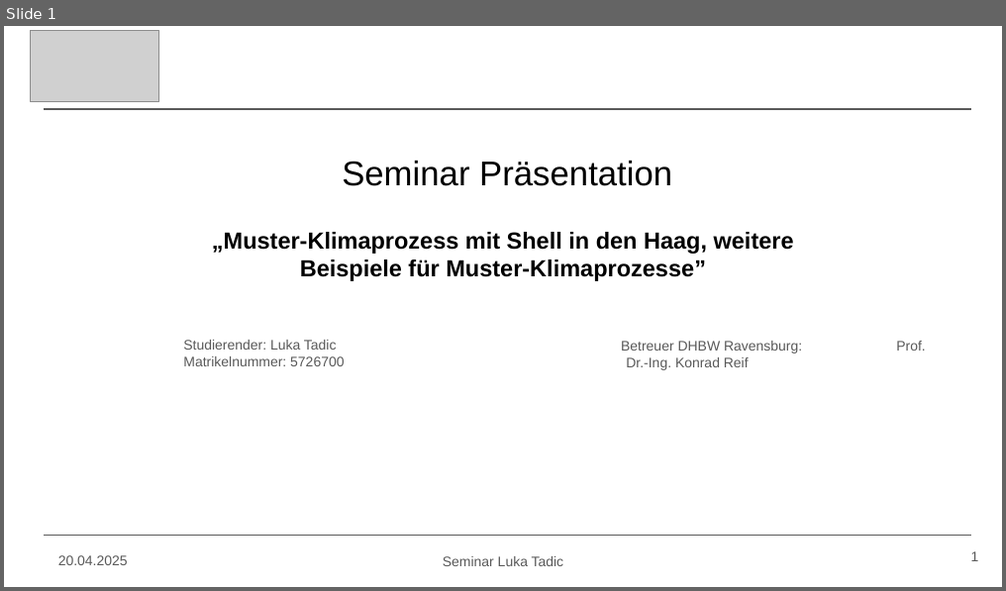
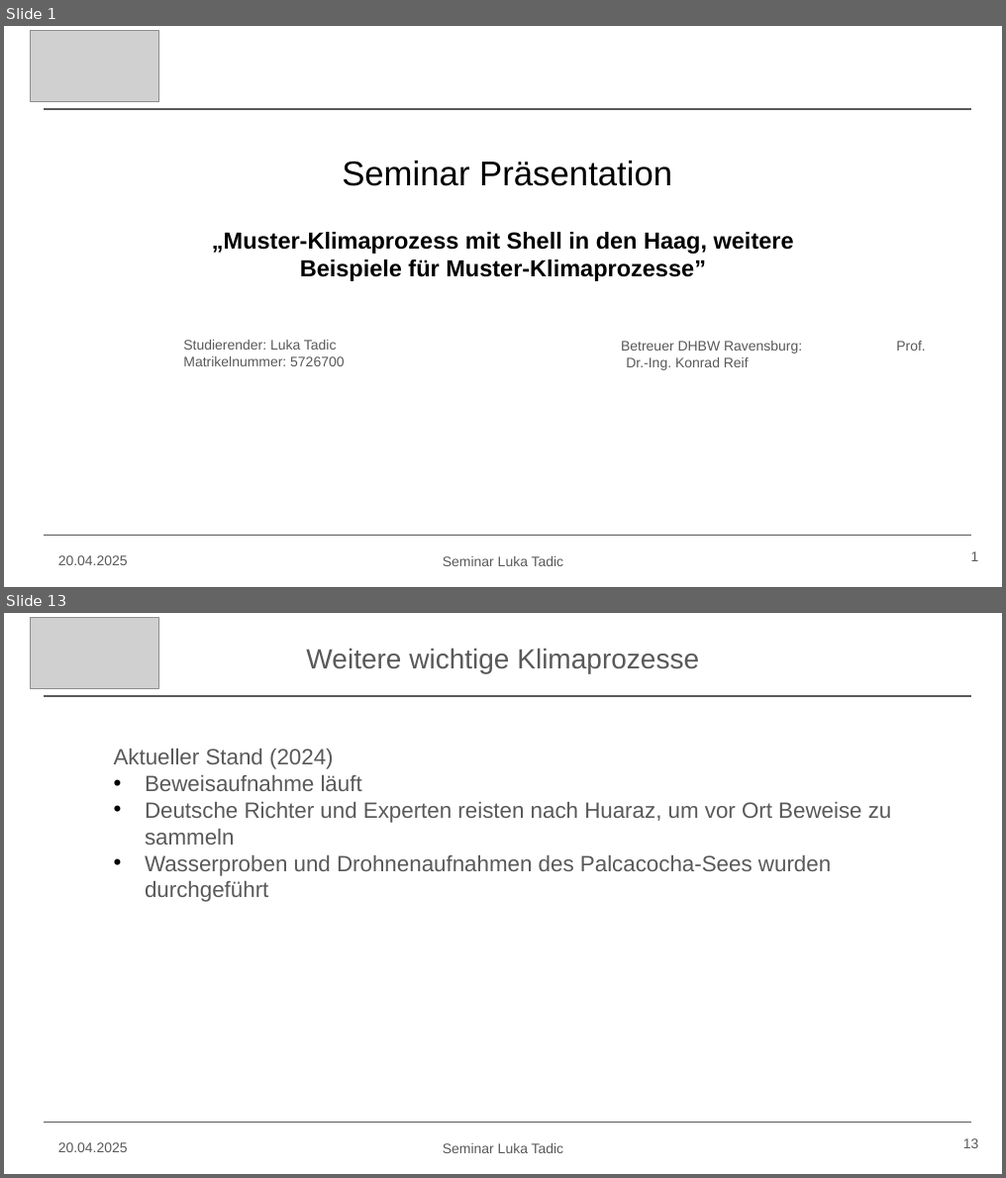
Before and after one commit to Lukiano12/Seminar, a slide deck: Seminar Präsentation.pptx. Shown one above the other, each under a label of ours: slide 1 before the commit, slides 1 and 13 after it; the slides between them are not shown. The pictures are 1006x591 and 1006x1178 pixels, drawn with LibreOffice and Linux fonts; fonts in the diff are those of the drawing; grey boxes stand for pictures. Boxes give left, top, right and bottom in pixels: in the first picture for what was removed or moved away, otherwise in the second. Text is boxed around its words. In the diff, an @@ line names an element or a change of style, - is before the commit and + after.

```diff
--- a/Seminar Präsentation.pptx
+++ b/Seminar Präsentation.pptx
@@ slide 13 added at (x1=4, y1=613, x2=1002, y2=1174), background #FFFFFF @@
@@ picture added at (x1=31, y1=617, x2=159, y2=688) @@
@@ text added at (x1=306, y1=648, x2=699, y2=673), 20 pt, text #595959 @@
+Weitere wichtige Klimaprozesse
@@ line added from (43, 696) to (972, 696), #595959 0.75 pt @@
@@ text added at (x1=114, y1=749, x2=892, y2=902), 16 pt, text #595959 @@
+  Aktueller Stand (2024)
+  • Beweisaufnahme läuft
+  • Deutsche Richter und Experten reisten nach Huaraz, um vor Ort Beweise zu sammeln
+  • Wasserproben und Drohnenaufnahmen des Palcacocha-Sees wurden durchgeführt
@@ line added from (43, 1122) to (972, 1122), #595959 0.75 pt @@
@@ text added at (x1=58, y1=1143, x2=128, y2=1153), 10 pt, text #595959 @@
+20.04.2025
@@ text added at (x1=443, y1=1144, x2=564, y2=1154), 10 pt, text #595959 @@
+Seminar Luka Tadic
@@ page number added at (x1=963, y1=1139, x2=979, y2=1149), 10 pt, text #595959 @@
+13
```
Also in this commit, not shown: 9 slides changed, 9 other slides added.
